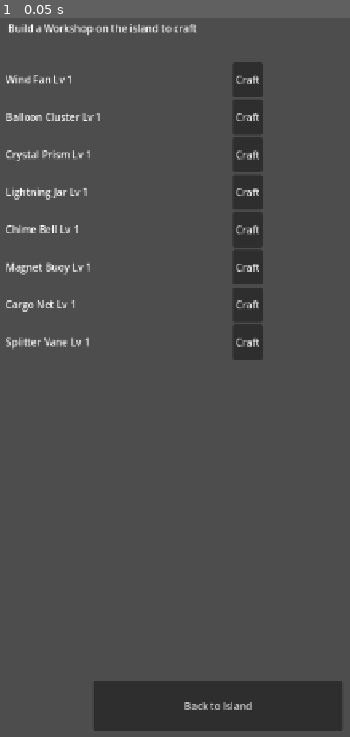
Above: before the commit, frame 1.
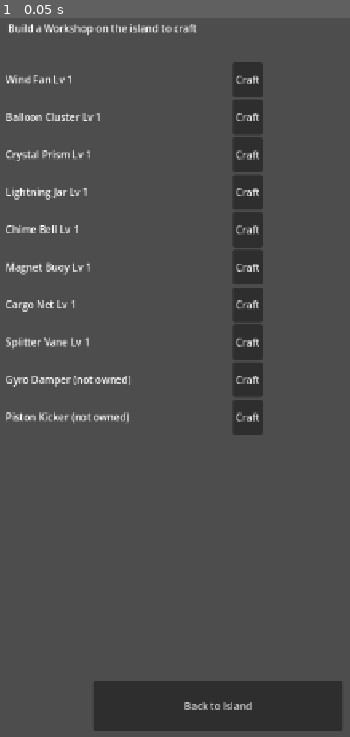
Above: after the commit, the same moment.

Repository: Graydyn/windfall-isle
Game: Godot game, scene res://game/base/workshop_screen.tscn
Two runs of this game, one before a commit and one after it. Both use one fixed random seed, a clock stepped at 60 frames per second and the inputs below. This scene is started directly instead of the project's main scene.
Inputs:
- Up to frame 1 (0.05 s): no input

The runs differ from the first frame. In frame 1, 1.3% of the frame differs, in the area x 1-76%, y 47-58%.

Commit message:
feat: craft-to-acquire recipes make the workshop the gizmo faucet

Diff:
--- a/game/base/craft_model.gd
+++ b/game/base/craft_model.gd
@@ -22,12 +22,14 @@
 		return false
 	if timers.active_timers().has("craft_" + gizmo_id):
 		return false
+	var def: Dictionary = (gizmo_defs.get("defs", {}) as Dictionary).get(gizmo_id, {})
+	if def.is_empty():
+		return false
+	# Craft-to-acquire (spec 3.3): unowned recipes craft at level 0 -> 1;
+	# resources (regional materials) are the gate, not ownership.
 	var owned: Dictionary = (data.get("gizmos", {}) as Dictionary).get("owned", {})
-	if not owned.has(gizmo_id):
+	if int(owned.get(gizmo_id, 0)) >= int(gizmo_defs.get("craft_max_level", 5)):
 		return false
-	if int(owned[gizmo_id]) >= int(gizmo_defs.get("craft_max_level", 5)):
-		return false
-	var def: Dictionary = (gizmo_defs.get("defs", {}) as Dictionary).get(gizmo_id, {})
 	return economy.can_afford(def.get("craft_cost", {}))
 
 
@@ -44,6 +46,7 @@
 	if payload.is_empty():
 		return
 	var gizmo_id := String(payload.get("gizmo", ""))
+	if gizmo_id == "":
+		return
 	var owned: Dictionary = (data.get("gizmos", {}) as Dictionary).get("owned", {})
-	if owned.has(gizmo_id):
-		owned[gizmo_id] = int(owned[gizmo_id]) + 1
+	owned[gizmo_id] = int(owned.get(gizmo_id, 0)) + 1
--- a/game/base/workshop_screen.gd
+++ b/game/base/workshop_screen.gd
@@ -20,7 +20,7 @@
 
 func _signature(now: int) -> String:
 	var parts := PackedStringArray()
-	for gizmo_id in GameState.data["gizmos"]["owned"]:
+	for gizmo_id in DataDefs.gizmos["defs"]:
 		var timer_id := "craft_" + String(gizmo_id)
 		if TimerService.active_timers().has(timer_id):
 			parts.append("d" if TimerService.is_done(timer_id, now) else "r")
@@ -54,7 +54,11 @@
 func _gizmo_label_text(gizmo_id: String, now: int) -> String:
 	var owned: Dictionary = GameState.data["gizmos"]["owned"]
 	var def: Dictionary = (DataDefs.gizmos["defs"] as Dictionary).get(gizmo_id, {})
-	var text := "%s Lv %d" % [String(def.get("name", gizmo_id)), int(owned.get(gizmo_id, 1))]
+	var text: String
+	if owned.has(gizmo_id):
+		text = "%s Lv %d" % [String(def.get("name", gizmo_id)), int(owned[gizmo_id])]
+	else:
+		text = "%s (not owned)" % String(def.get("name", gizmo_id))
 	var timer_id := "craft_" + gizmo_id
 	if TimerService.active_timers().has(timer_id) and not TimerService.is_done(timer_id, now):
 		text += "  (%ds)" % TimerService.remaining(timer_id, now)
@@ -68,8 +72,7 @@
 	var now := TimeUtil.now()
 	_last_signature = _signature(now)
 	slots_label.text = _slots_text()
-	var owned: Dictionary = GameState.data["gizmos"]["owned"]
-	for gizmo_id in owned:
+	for gizmo_id in DataDefs.gizmos["defs"]:
 		var row := HBoxContainer.new()
 		row.custom_minimum_size = Vector2(0, 56)
 		var label := Label.new()
--- a/tests/test_craft_model.gd
+++ b/tests/test_craft_model.gd
@@ -48,6 +48,19 @@
 	state.data["gizmos"]["owned"]["wind_fan"] = 5
 	assert_false(CraftModel.can_craft(state.data, DataDefs.gizmos, econ, timers, "wind_fan"))
 
-func test_unowned_gizmo_cannot_be_crafted() -> void:
+func test_unowned_gizmo_craft_grants_level_one() -> void:
 	state.data["gizmos"]["owned"].erase("wind_fan")
-	assert_false(CraftModel.can_craft(state.data, DataDefs.gizmos, econ, timers, "wind_fan"))
+	assert_true(CraftModel.can_craft(state.data, DataDefs.gizmos, econ, timers, "wind_fan"),
+		"recipes are craft-to-acquire; resources are the gate (spec 3.3)")
+	CraftModel.start_craft(state.data, DataDefs.gizmos, econ, timers, "wind_fan", 1000)
+	CraftModel.complete_craft(state.data, timers.collect("craft_wind_fan", 1200))
+	assert_eq(int(state.data["gizmos"]["owned"]["wind_fan"]), 1)
+
+func test_unknown_gizmo_id_cannot_be_crafted() -> void:
+	assert_false(CraftModel.can_craft(state.data, DataDefs.gizmos, econ, timers, "no_such_gizmo"))
+
+func test_brasswork_gates_the_brass_recipes() -> void:
+	assert_false(CraftModel.can_craft(state.data, DataDefs.gizmos, econ, timers, "gyro_damper"),
+		"5000 scrap but zero brasswork: locked")
+	state.data["currencies"]["brasswork"] = 2
+	assert_true(CraftModel.can_craft(state.data, DataDefs.gizmos, econ, timers, "gyro_damper"))
--- a/tests/test_workshop_screen.gd
+++ b/tests/test_workshop_screen.gd
@@ -23,8 +23,9 @@
 	GameState.load_game(DataDefs.economy, TimeUtil.now(), DataDefs.gizmos, DataDefs.buildings)
 
 
-func test_one_row_per_owned_gizmo() -> void:
-	assert_eq(screen.get_node("Rows").get_child_count(), 8, "all eight starters owned")
+func test_one_row_per_recipe() -> void:
+	assert_eq(screen.get_node("Rows").get_child_count(), (DataDefs.gizmos["defs"] as Dictionary).size(),
+		"every recipe shows, owned or not (craft-to-acquire)")
 
 func test_craft_starts_through_model() -> void:
 	screen._on_craft_pressed("wind_fan")
@@ -74,3 +75,14 @@
 	screen._refresh_tick()
 	assert_ne(screen._last_signature, running_signature,
 		"done is structural: the Collect! button must appear")
+
+func test_unowned_recipe_row_is_labeled_and_craftable() -> void:
+	GameState.data["currencies"]["brasswork"] = 2
+	screen._rebuild()
+	assert_string_contains(screen._gizmo_label_text("gyro_damper", TimeUtil.now()), "(not owned)")
+	screen._on_craft_pressed("gyro_damper")
+	assert_true(TimerService.active_timers().has("craft_gyro_damper"))
+	TimerService._state.data["timers"]["craft_gyro_damper"]["ends_at"] = 0
+	screen._on_collect_pressed("gyro_damper")
+	assert_eq(int(GameState.data["gizmos"]["owned"]["gyro_damper"]), 1,
+		"first craft grants ownership at level 1")
